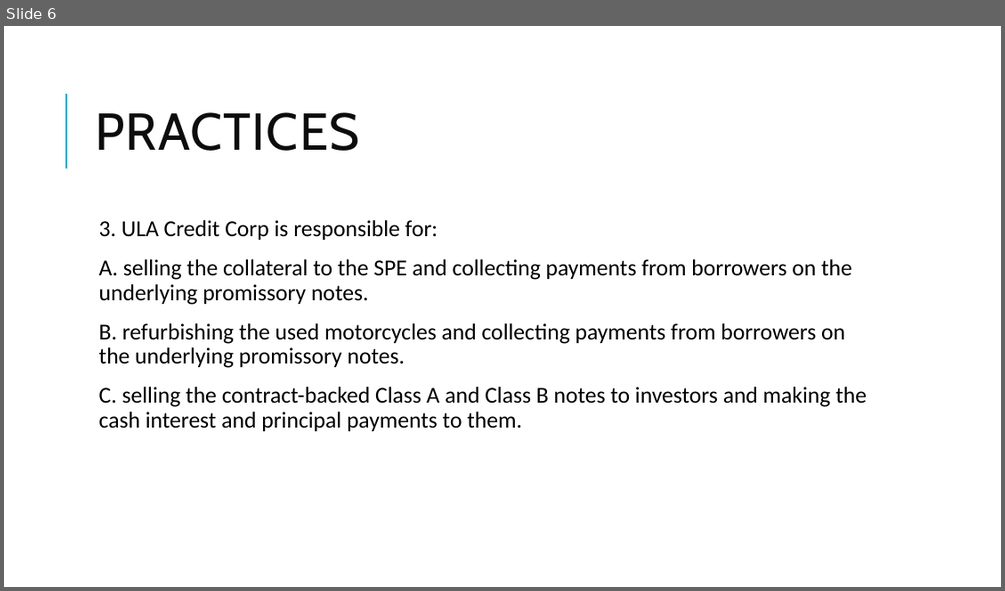
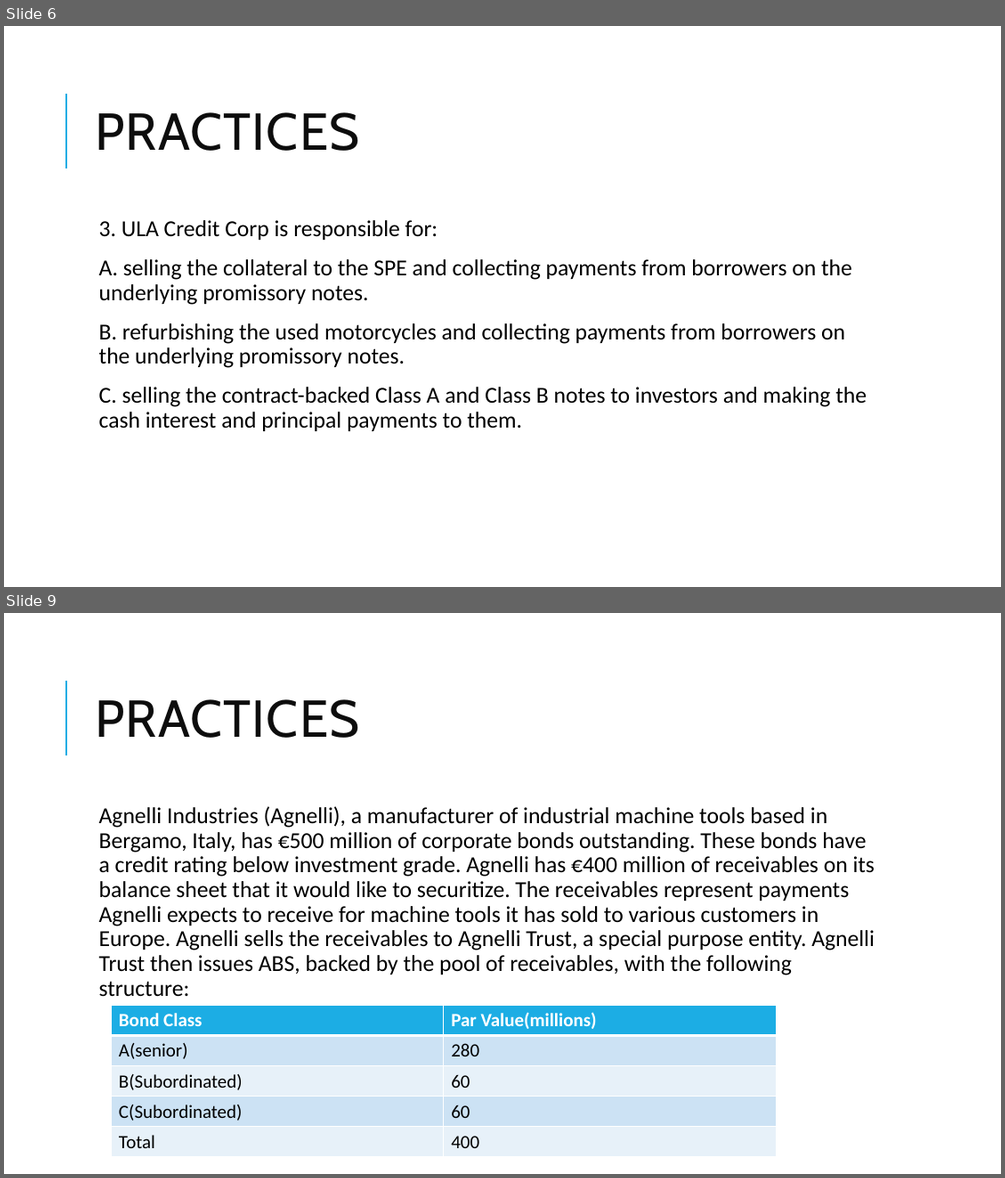
Before and after one commit to Isco0530/data, a slide deck: Fixed Income-22.pptx. Shown one above the other, each under a label of ours: slide 6 before the commit, slides 6 and 9 after it; the slides between them are not shown. The pictures are 1005x591 and 1005x1178 pixels, drawn with LibreOffice and Linux fonts; fonts in the diff are those of the drawing. Boxes give left, top, right and bottom in pixels: in the first picture for what was removed or moved away, otherwise in the second. Text is boxed around its words. In the diff, an @@ line names an element or a change of style, - is before the commit and + after.

```diff
--- a/Fixed Income-22.pptx
+++ b/Fixed Income-22.pptx
@@ slide 9 added at (4, 613, 1001, 1174), background #FFFFFF; not listed: 1 template element that a slide beside it also shows @@
@@ title added at (95, 699, 359, 738), 50 pt, text #0D0D0D @@
+PRACTICES
@@ text added at (99, 806, 874, 997), 22 pt, text #000000 @@
+  Agnelli Industries (Agnelli), a manufacturer of industrial machine tools based in Bergamo, Italy, has €500 million of corporate bonds outstanding. These bonds have a credit rating below investment grade. Agnelli has €400 million of receivables on its balance sheet that it would like to securitize. The receivables represent payments Agnelli expects to receive for machine tools it has sold to various customers in Europe. Agnelli sells the receivables to Agnelli Trust, a special purpose entity. Agnelli Trust then issues ABS, backed by the pool of receivables, with the following structure:
@@ table added at (112, 1005, 776, 1158), 5 rows, 2 columns @@
+Bond Class | Par Value(millions)
+A(senior) | 280
+B(Subordinated) | 60
+C(Subordinated) | 60
+Total | 400
```
Also in this commit, not shown: 1 slide changed, 3 other slides added.
